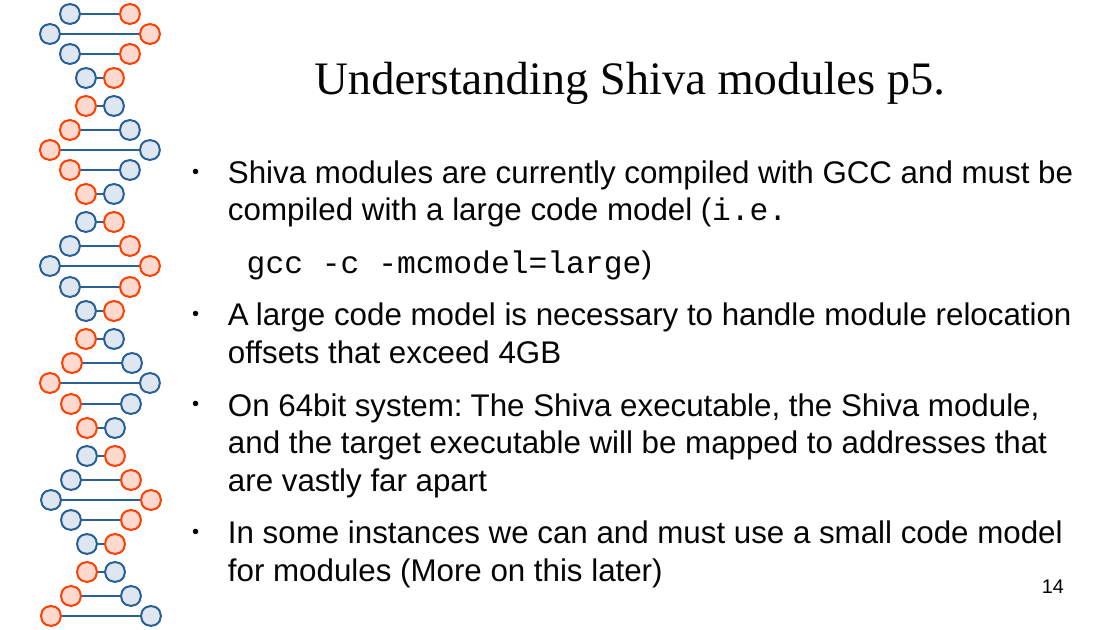
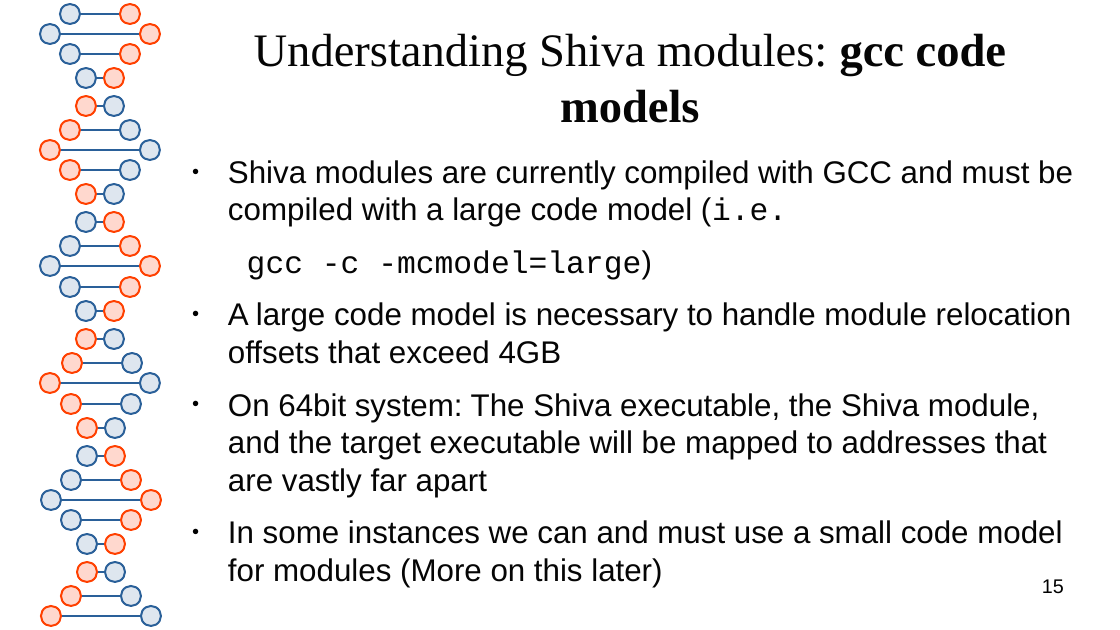
Before and after one commit to advanced-microcode-patching/shiva, a slide deck: slide 15 of presentation/shiva_runtime.odp (slide 14 before the commit). Drawn at 1120x630 pixels with LibreOffice and Linux fonts; fonts in the diff are those of the drawing. Boxes give left, top, right and bottom in pixels: in the first picture for what was removed or moved away, otherwise in the second. Text is boxed around its words. In the diff, an @@ line names an element or a change of style, - is before the commit and + after.

```diff
--- a/presentation/shiva_runtime.odp
+++ b/presentation/shiva_runtime.odp
@@ title at [254, 33, 1006, 123]: text changed @@
-Understanding Shiva modules p5.
+Understanding Shiva modules: gcc code models
@@ page number at [1042, 579, 1064, 594]: text changed @@
-14
+15
```
Also in this commit, not shown: 8 other slides changed, 27 slides added, 1 slide removed, 12 other files.
